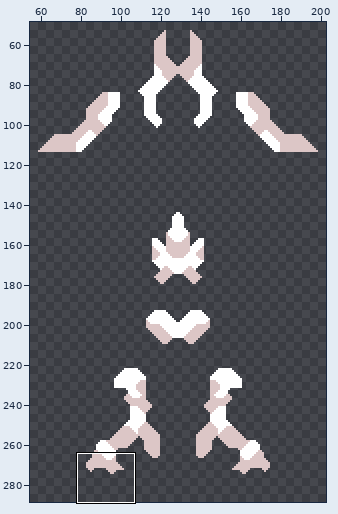
One commit to this sprite sheet: sprites/units/mycena/armillaria-boat-cell.png. Above, an overview of the earlier version with the close-up marked.
Close-up. The starting point:
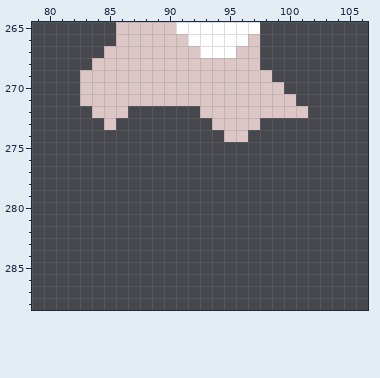
The file is 258x385 pixels. Shown: x 79..106, y 265..288. The old version is drawn lined up with the new one, on the new canvas. The wide view leaves out empty margins. The commit also changed other parts of the picture, which this record leaves out.
New version:
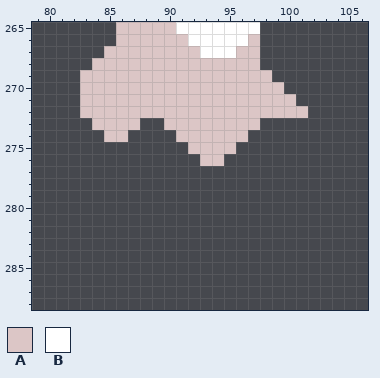
Palette (. is transparent): A #dcc6c6  B #ffffff
From old to new:
canvas 258x385 -> 258x452
y 272: x 83 . -> A; x 87..92 ...... -> AAAAAA
y 273: x 84 . -> A; x 86..87 .. -> AA; x 90..93 .... -> AAAA
y 274: x 85..86 .. -> AA; x 91..94 .... -> AAAA
y 275: x 92..95 .... -> AAAA
y 276: x 93..94 .. -> AA
Changed places in both close-ups, as pixel boxes (x1, y1, x2, y2):
added: (80, 106, 236, 166)
